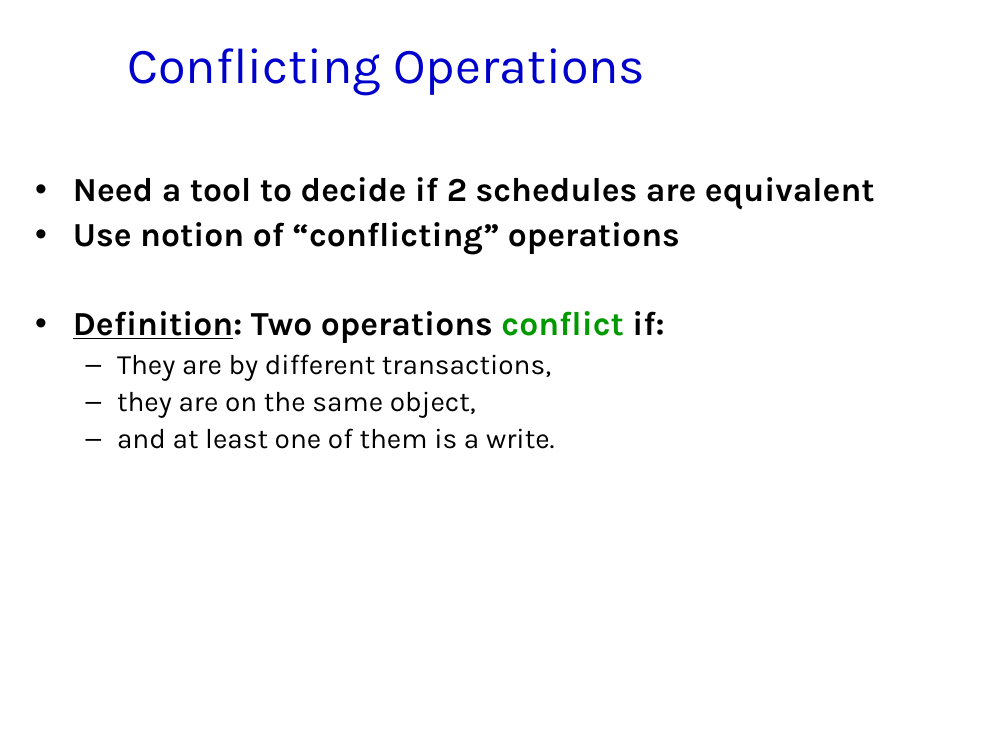
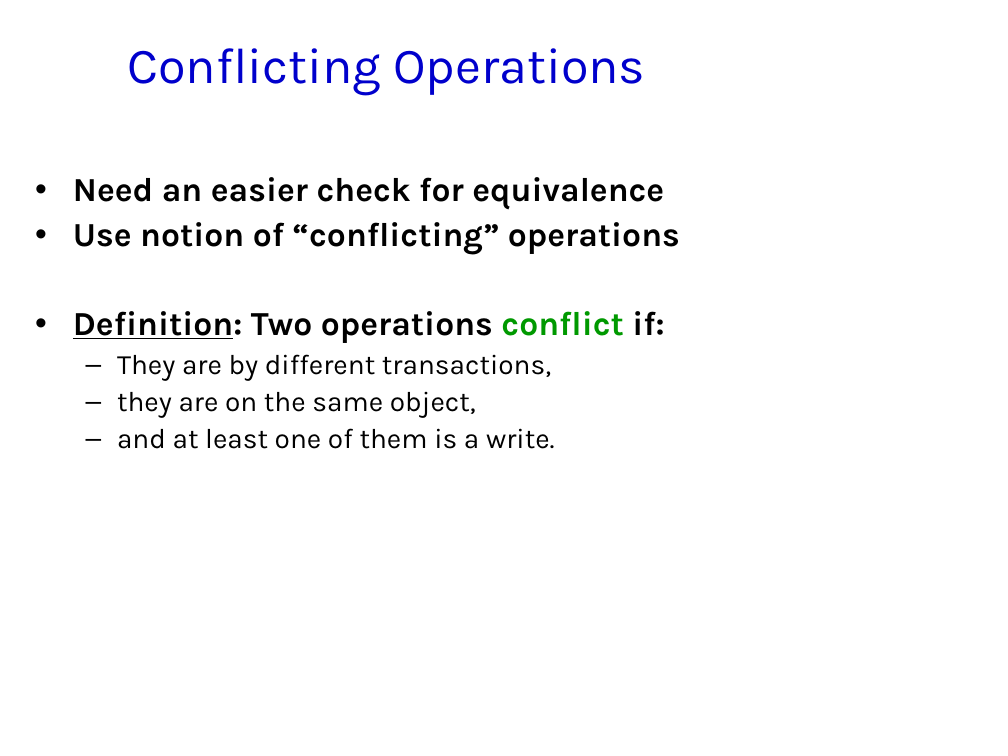
Before and after one commit to jhellerstein/cs186-09, a slide deck: slide 13 of lecs/18-xact-CC.ppt (slide 12 before the commit). Drawn at 1008x756 pixels with LibreOffice and Linux fonts; fonts in the diff are those of the drawing; background and template pictures are left out. Boxes give left, top, right and bottom in pixels: in the first picture for what was removed or moved away, otherwise in the second. Text is boxed around its words. In the diff, an @@ line names an element or a change of style, - is before the commit and + after.

```diff
--- a/lecs/18-xact-CC.ppt
+++ b/lecs/18-xact-CC.ppt
@@ text at (73,177,664,210): text changed @@
-• Need a tool to decide if 2 schedules are equivalent
+• Need an easier check for equivalence
```
Also in this commit, not shown: 1 other slide changed, 1 slide added, 1 other file.
